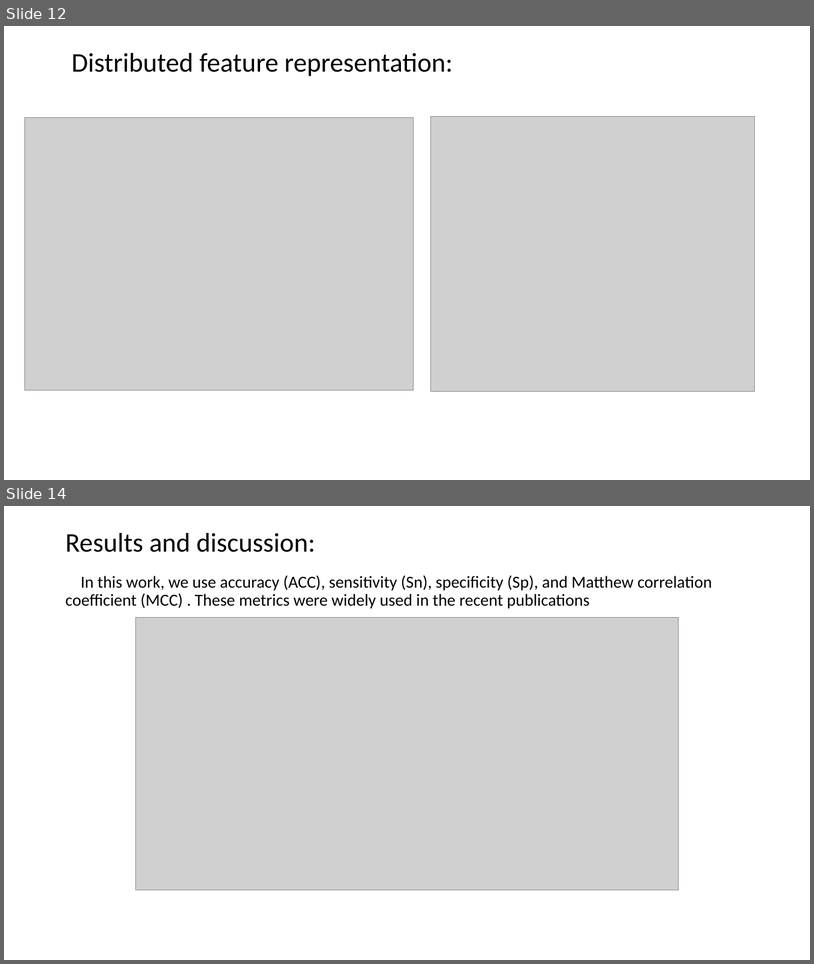
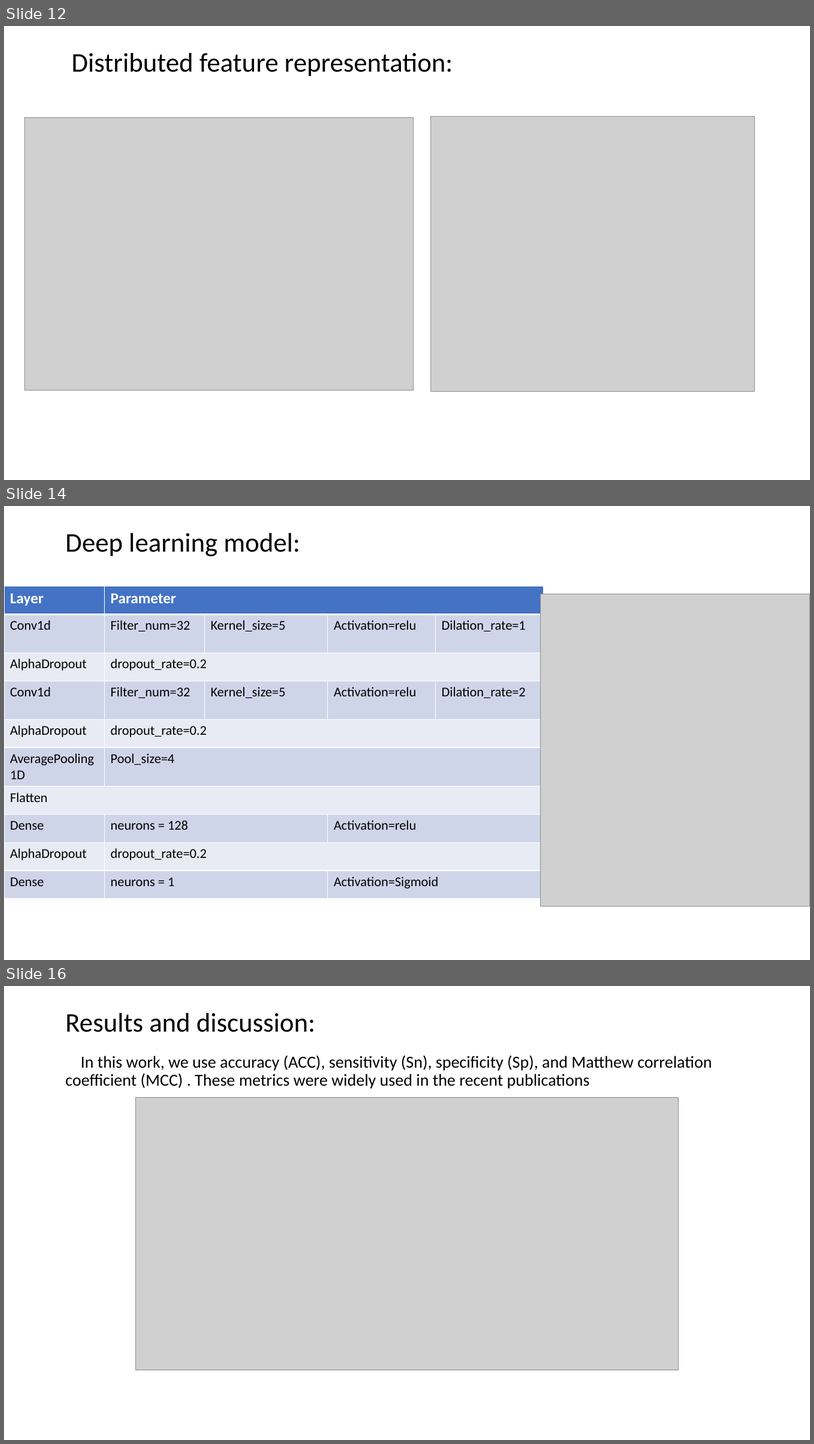
Before and after one commit to YanChengHuang/paper_implement, a slide deck: iN6-Methyl/Presentation/iN6-Methyl.pptx. Shown one above the other, each under a label of ours: slides 12 and 14 before the commit, slides 12, 14 and 16 after it; the slides between them are not shown. The pictures are 814x964 and 814x1444 pixels, drawn with LibreOffice and Linux fonts; fonts in the diff are those of the drawing; grey boxes stand for pictures. Boxes give left, top, right and bottom in pixels: in the first picture for what was removed or moved away, otherwise in the second. Text is boxed around its words. In the diff, an @@ line names an element or a change of style, - is before the commit and + after.

```diff
--- a/iN6-Methyl/Presentation/iN6-Methyl.pptx
+++ b/iN6-Methyl/Presentation/iN6-Methyl.pptx
@@ slide 14 added at box(4, 506, 810, 960), background #FFFFFF @@
@@ title added at box(65, 533, 300, 556), 32 pt, text #000000 @@
+Deep learning model:
@@ table added at box(4, 586, 545, 898), 10 rows, 5 columns @@
+Layer | Parameter |  |  | 
+Conv1d | Filter_num=32 | Kernel_size=5 | Activation=relu | Dilation_rate=1
+AlphaDropout | dropout_rate=0.2 |  |  | 
+Conv1d | Filter_num=32 | Kernel_size=5 | Activation=relu | Dilation_rate=2
+AlphaDropout | dropout_rate=0.2 |  |  | 
+AveragePooling1D | Pool_size=4 |  |  | 
+Flatten |  |  |  | 
+Dense | neurons = 128 |  | Activation=relu | 
+AlphaDropout | dropout_rate=0.2 |  |  | 
+Dense | neurons = 1 |  | Activation=Sigmoid | 
@@ picture added at box(540, 594, 810, 906) @@
@@ what was slide 14 is now slide 16 @@
```
Also in this commit, not shown: 4 slides changed, 1 other slide added.
